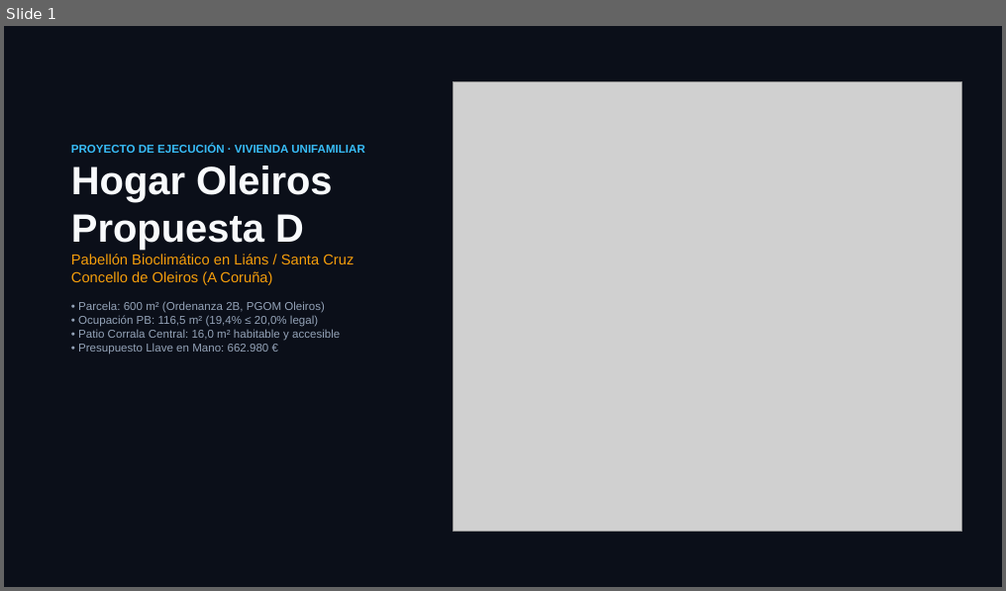
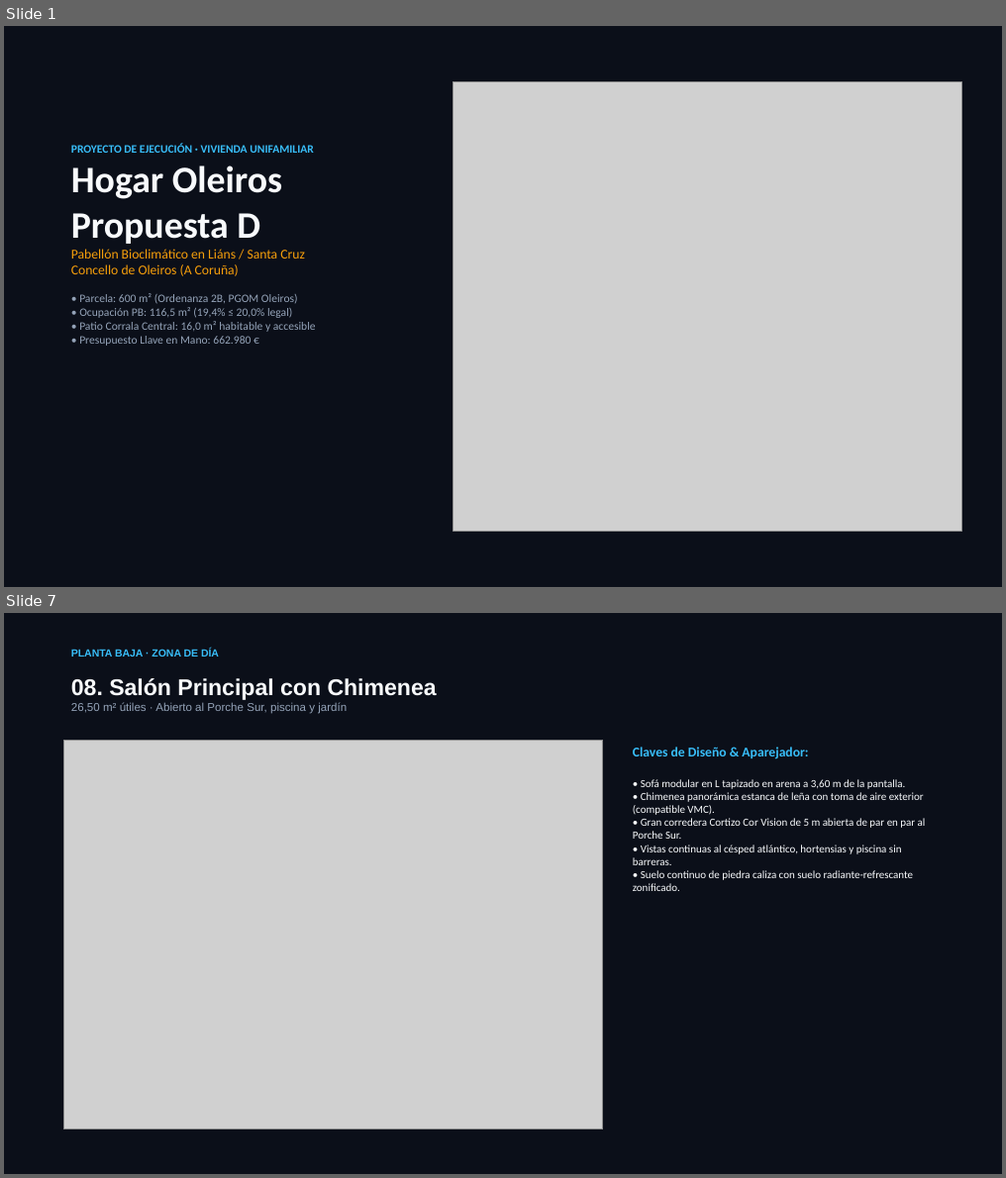
Before and after one commit to landslore/oleiros, a slide deck: propuestas/Presentacion_Hogar_Oleiros_Propuesta_D.pptx. Shown one above the other, each under a label of ours: slide 1 before the commit, slides 1 and 7 after it; the slides between them are not shown. The pictures are 1006x591 and 1006x1178 pixels, drawn with LibreOffice and Linux fonts; fonts in the diff are those of the drawing; grey boxes stand for pictures. Boxes give left, top, right and bottom in pixels: in the first picture for what was removed or moved away, otherwise in the second. Text is boxed around its words. In the diff, an @@ line names an element or a change of style, - is before the commit and + after.

Commit message:
feat(propuesta-d): corrigue render salon eliminando segundo patio falso y finaliza deck PPTX y dossier HTML interactivo

```diff
--- a/propuestas/Presentacion_Hogar_Oleiros_Propuesta_D.pptx
+++ b/propuestas/Presentacion_Hogar_Oleiros_Propuesta_D.pptx
@@ slide 7 added at (4, 613, 1002, 1174), background #0B0F19 @@
@@ text added at (71, 649, 219, 657), 10 pt, text #38BDF8, bold @@
+PLANTA BAJA · ZONA DE DÍA
@@ text added at (71, 678, 437, 714), 11 pt, text #94A3B8 @@
+08. Salón Principal con Chimenea
+26,50 m² útiles · Abierto al Porche Sur, piscina y jardín
@@ picture added at (63, 741, 603, 1130) @@
@@ text added at (633, 747, 926, 891), 10.5 pt, text #F8FAFC @@
+Claves de Diseño & Aparejador:
+• Sofá modular en L tapizado en arena a 3,60 m de la pantalla.
+• Chimenea panorámica estanca de leña con toma de aire exterior (compatible VMC).
+• Gran corredera Cortizo Cor Vision de 5 m abierta de par en par al Porche Sur.
+• Vistas continuas al césped atlántico, hortensias y piscina sin barreras.
+• Suelo continuo de piedra caliza con suelo radiante-refrescante zonificado.
@@ slide 1 changed as well @@
@@ text "PROYECTO DE EJECUCIÓN · VIVIENDA ..." at (71, 144, 316, 346): font Arial to Calibri; size 38 to 36 pt in "Hogar Oleiros Propuesta D"; size 14 to 13 pt in "Pabellón Bioclimático en Liáns / Santa Cruz ..." @@
```
Also in this commit, not shown: 5 other slides changed, 7 other slides added, 2 slides removed, 10 other files.
